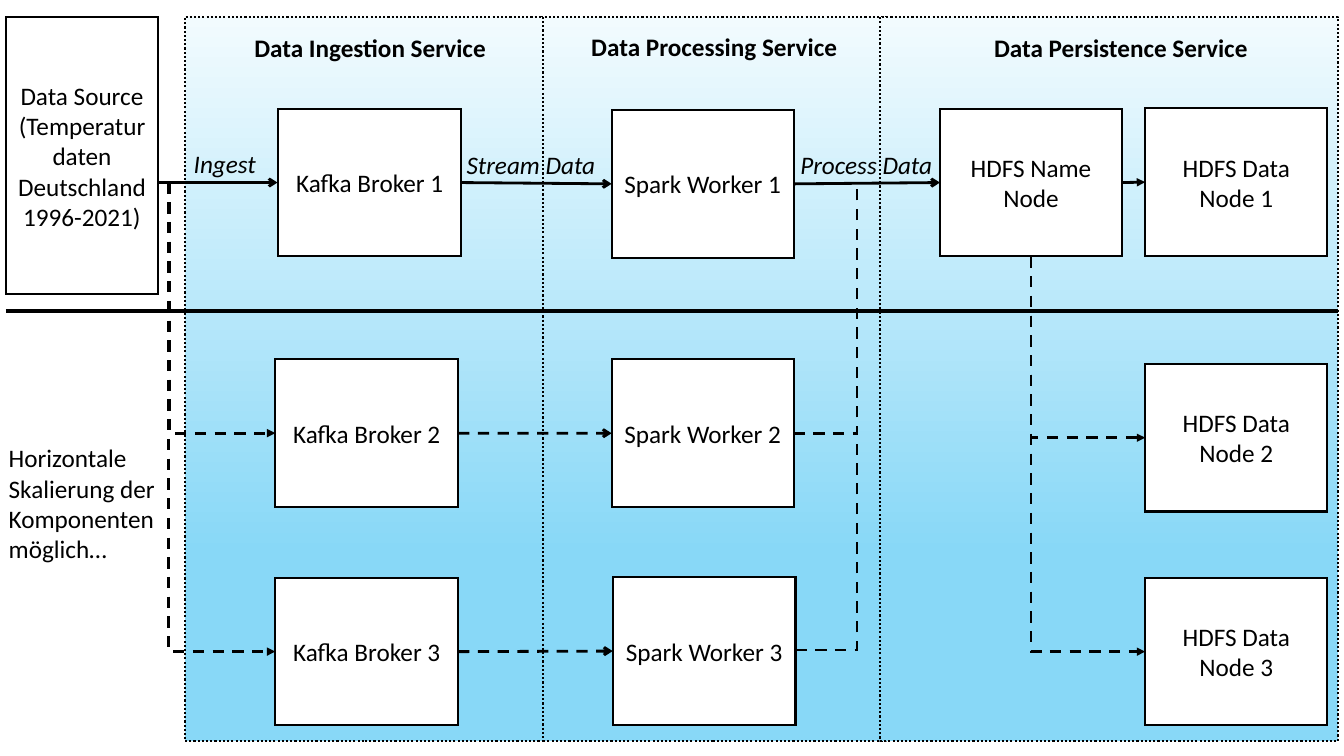
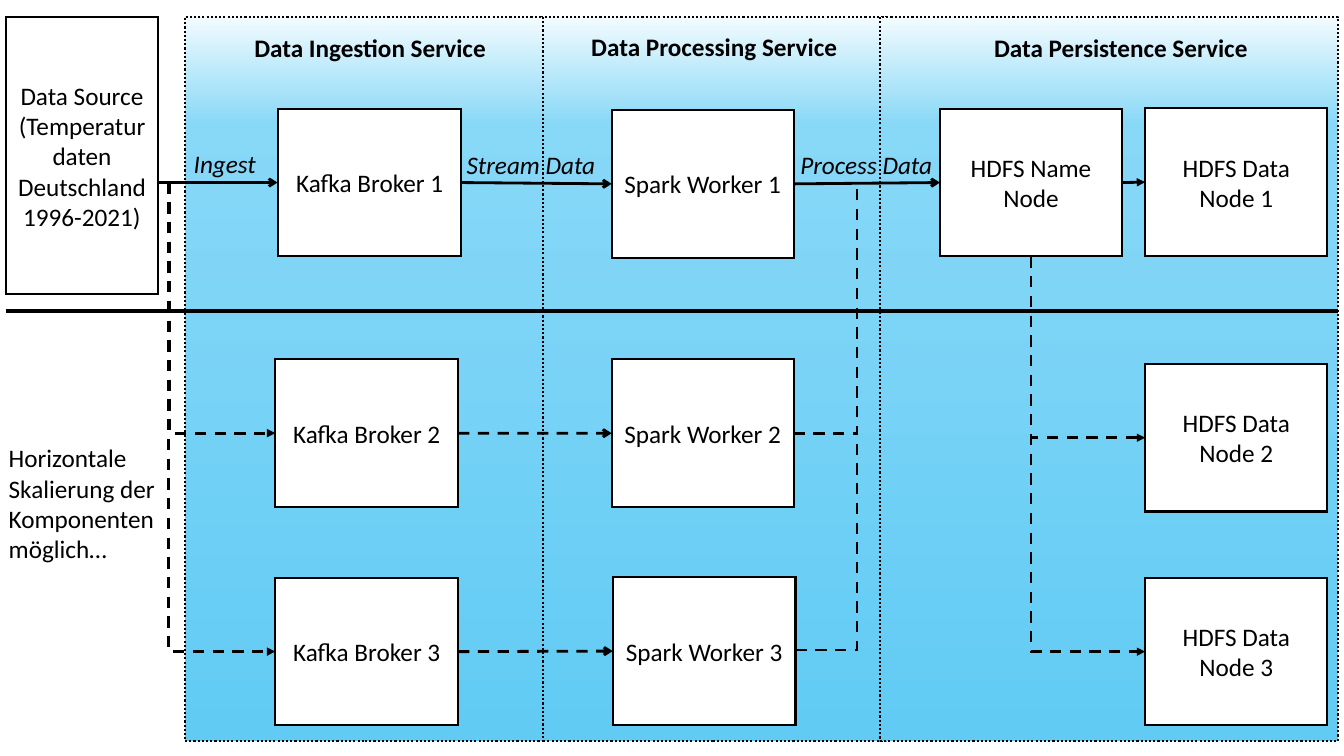
Before and after one commit to Croissant3486/DLMDWWDE02_Batch, a slide deck: slide 1 of Phase 1/Flowchart Data Engineering.pptx. Drawn at 1344x756 pixels with LibreOffice and Linux fonts; fonts in the diff are those of the drawing. Boxes give left, top, right and bottom in pixels: in the first picture for what was removed or moved away, otherwise in the second. Text is boxed around its words. In the diff, an @@ line names an element or a change of style, - is before the commit and + after.

```diff
--- a/Phase 1/Flowchart Data Engineering.pptx
+++ b/Phase 1/Flowchart Data Engineering.pptx
@@ fill gradient #F2FBFE to #88D8F7 to gradient #F2FBFE to #88D8F7 to #61CBF4 in 3 elements at [541, 17, 886, 742], [185, 17, 542, 742], [880, 17, 1338, 742] @@
```
Also in this commit, not shown: 1 other file.
